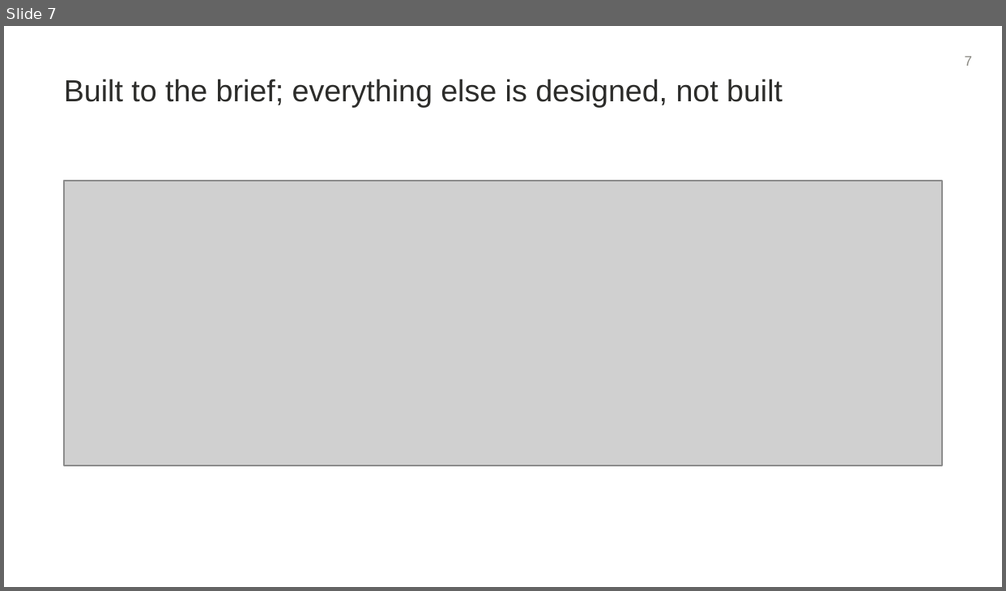
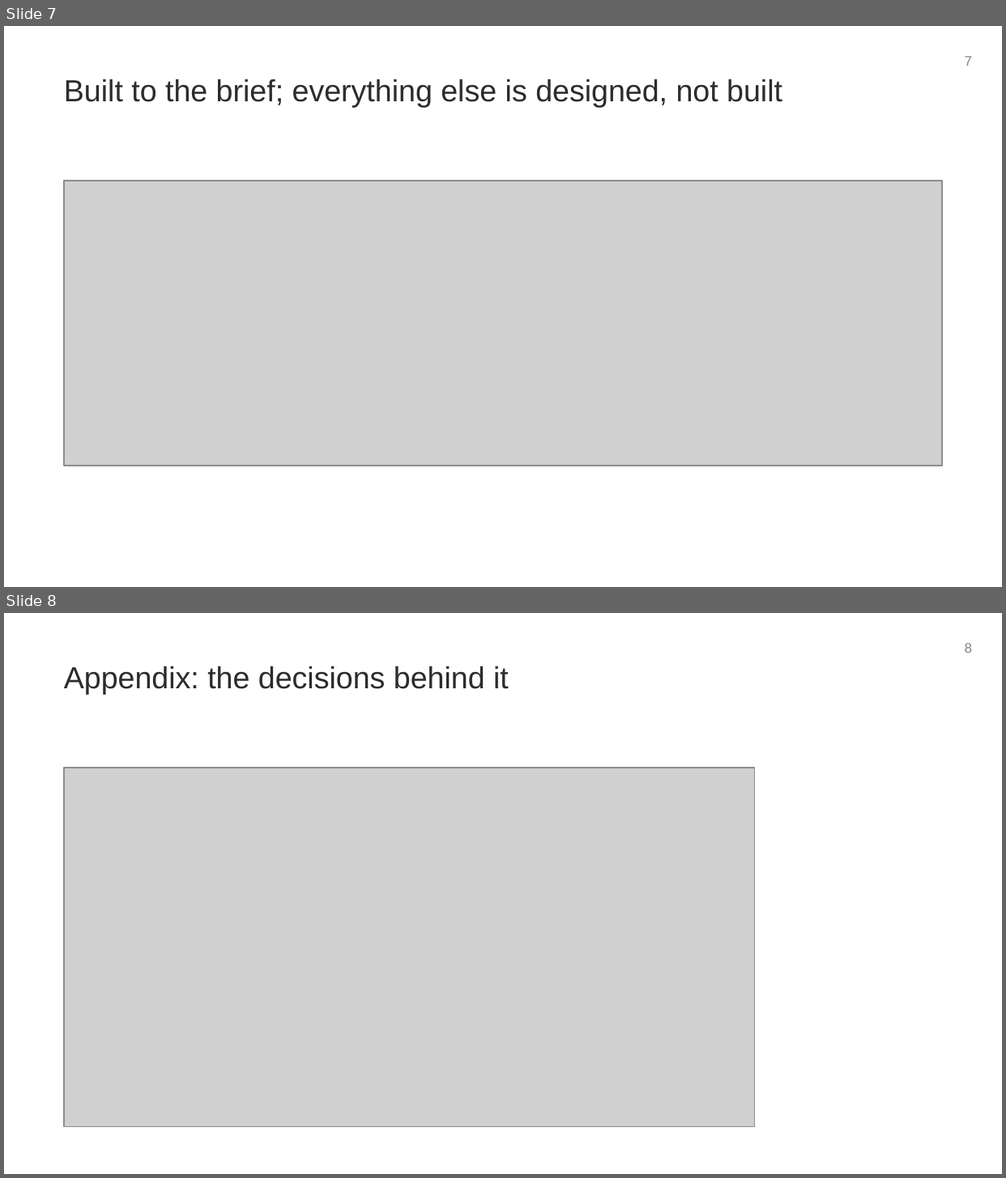
Before and after one commit to jimit1/feature-bug-requests, a slide deck: deck/Feature-Bug-Requests.pptx. Shown one above the other, each under a label of ours: slide 7 before the commit, slides 7 and 8 after it. The pictures are 1006x591 and 1006x1178 pixels, drawn with LibreOffice and Linux fonts; fonts in the diff are those of the drawing; grey boxes stand for pictures. Boxes give left, top, right and bottom in pixels: in the first picture for what was removed or moved away, otherwise in the second. Text is boxed around its words. In the diff, an @@ line names an element or a change of style, - is before the commit and + after.

Commit message:
deck: appendix slide with the decisions behind the build

```diff
--- a/deck/Feature-Bug-Requests.pptx
+++ b/deck/Feature-Bug-Requests.pptx
@@ slide 8 added at [4, 613, 1002, 1174], background #FFFFFF @@
@@ text added at [965, 643, 973, 653], 10 pt, text #888780 @@
+8
@@ text added at [64, 666, 509, 694], 22 pt, text #2C2C2A @@
+Appendix: the decisions behind it
@@ picture added at [64, 768, 754, 1127] @@
```
Also in this commit, not shown: 4 other files.
